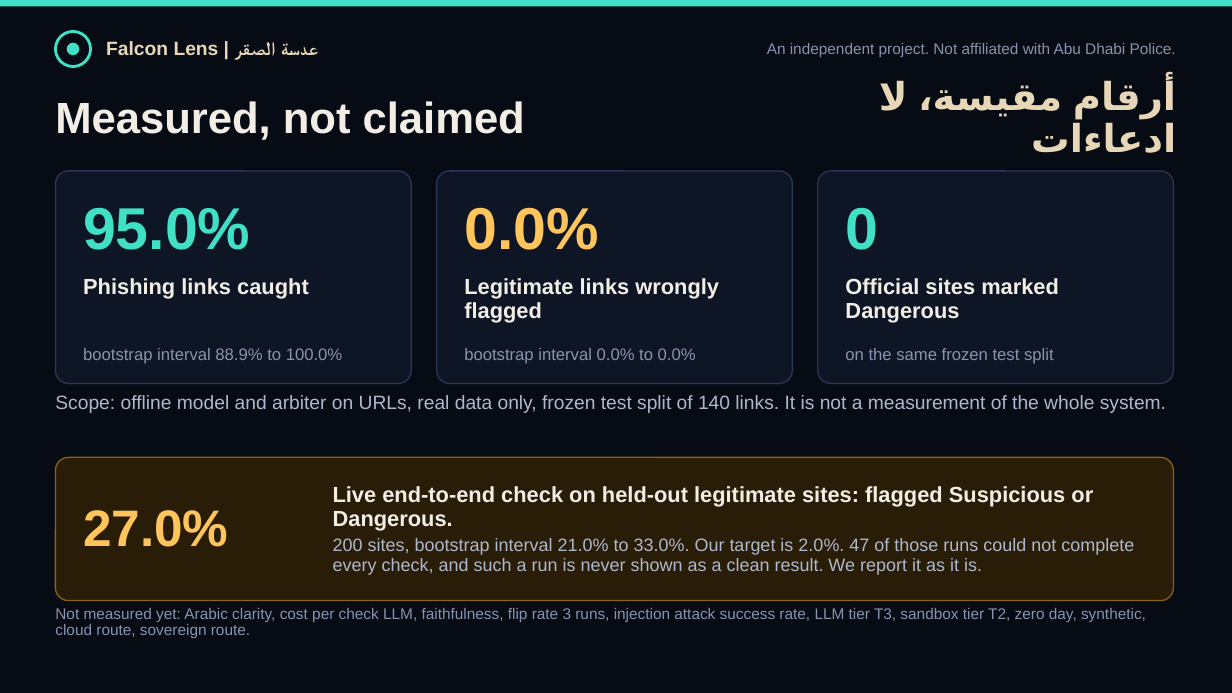
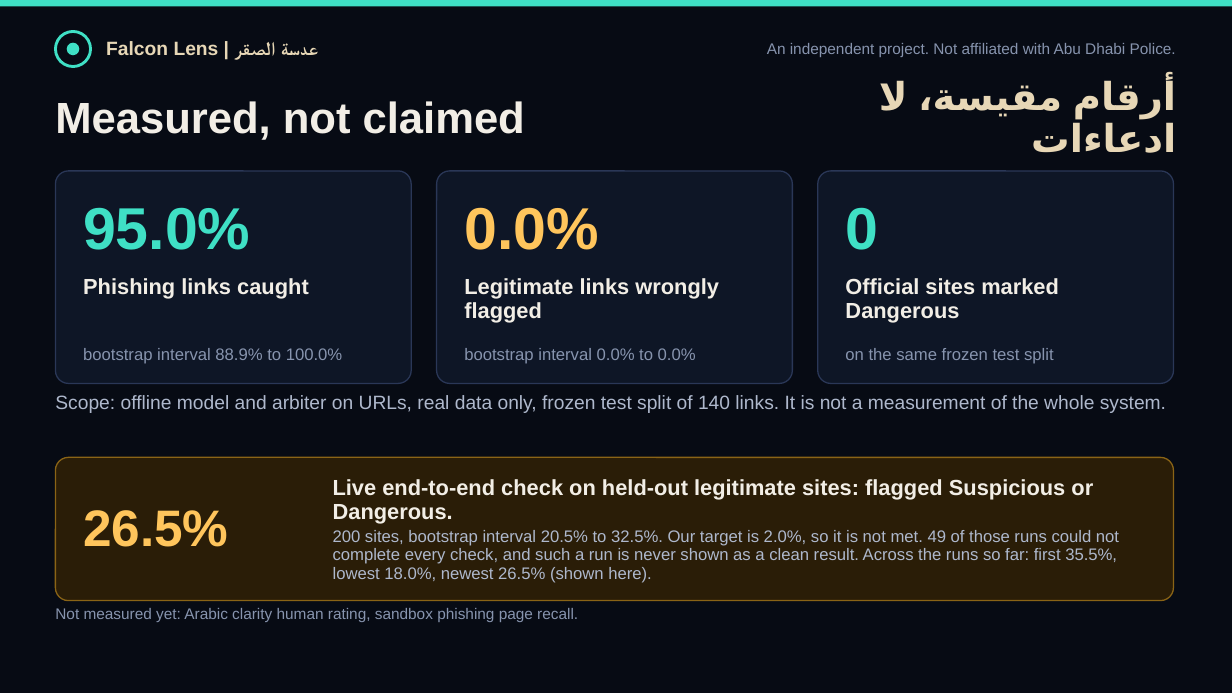
Before and after one commit to Muhammadatef/falcon-lens, a slide deck: slide 6 of submission/FalconLens_ScamShield.pptx. Drawn at 1232x693 pixels with LibreOffice and Linux fonts; fonts in the diff are those of the drawing. Boxes give left, top, right and bottom in pixels: in the first picture for what was removed or moved away, otherwise in the second. Text is boxed around its words. In the diff, an @@ line names an element or a change of style, - is before the commit and + after.

```diff
--- a/submission/FalconLens_ScamShield.pptx
+++ b/submission/FalconLens_ScamShield.pptx
@@ text at (83,510,228,547): text changed @@
-27.0%
+26.5%
@@ text at (333,530,1119,583): text changed; size 14 to 13 pt @@
-200 sites, bootstrap interval 21.0% to 33.0%. Our target is 2.0%. 47 of those runs could not complete every check, and such a run is never shown as a clean result. We report it as it is.
+200 sites, bootstrap interval 20.5% to 32.5%. Our target is 2.0%, so it is not met. 49 of those runs could not complete every check, and such a run is never shown as a clean result. Across the runs so far: first 35.5%, lowest 18.0%, newest 26.5% (shown here).
@@ text at (55,608,578,622): text changed @@
-Not measured yet: Arabic clarity, cost per check LLM, faithfulness, flip rate 3 runs, injection attack success rate, LLM tier T3, sandbox tier T2, zero day, synthetic, cloud route, sovereign route.
+Not measured yet: Arabic clarity human rating, sandbox phishing page recall.
```
Also in this commit, not shown: 1 other slide changed, 1 slide added, 19 other files.
